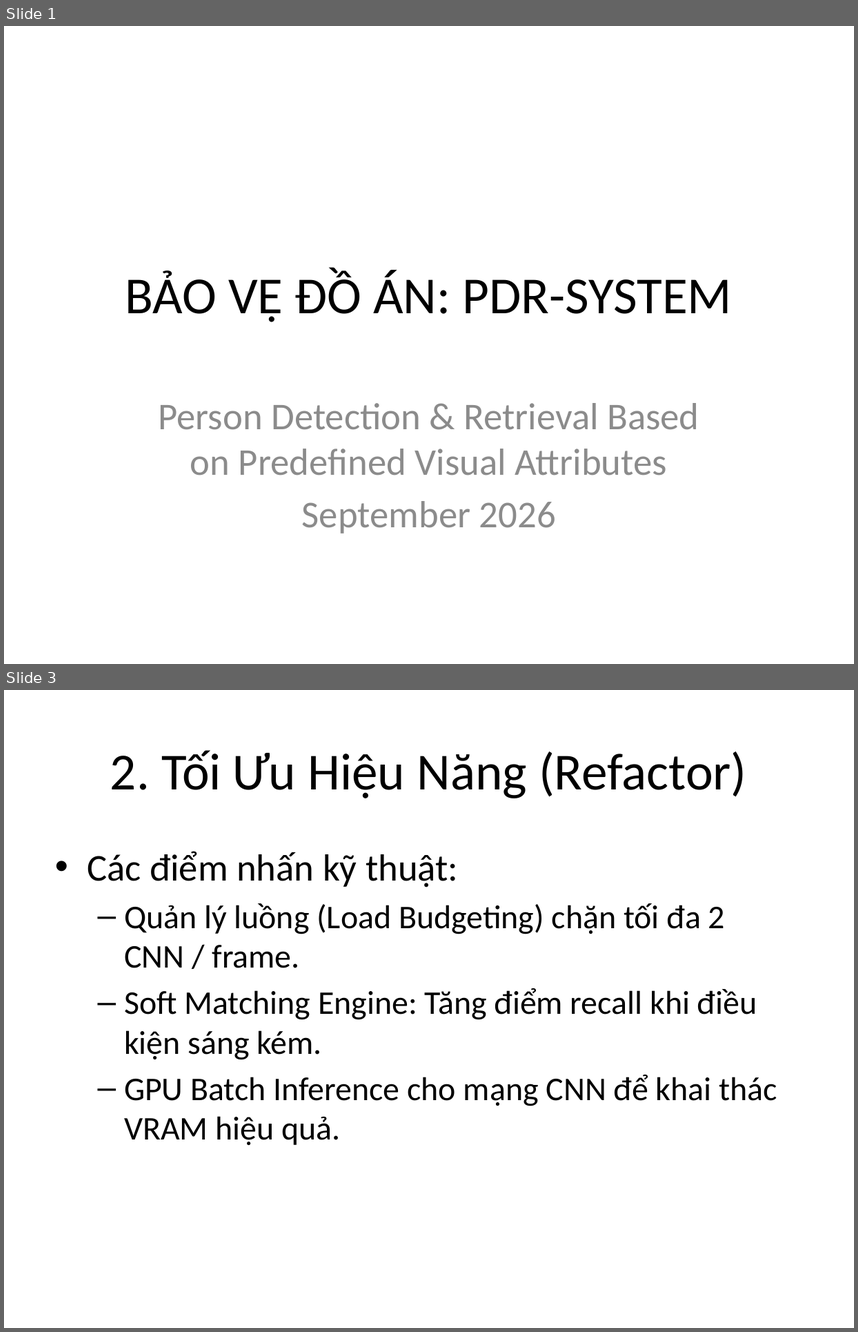
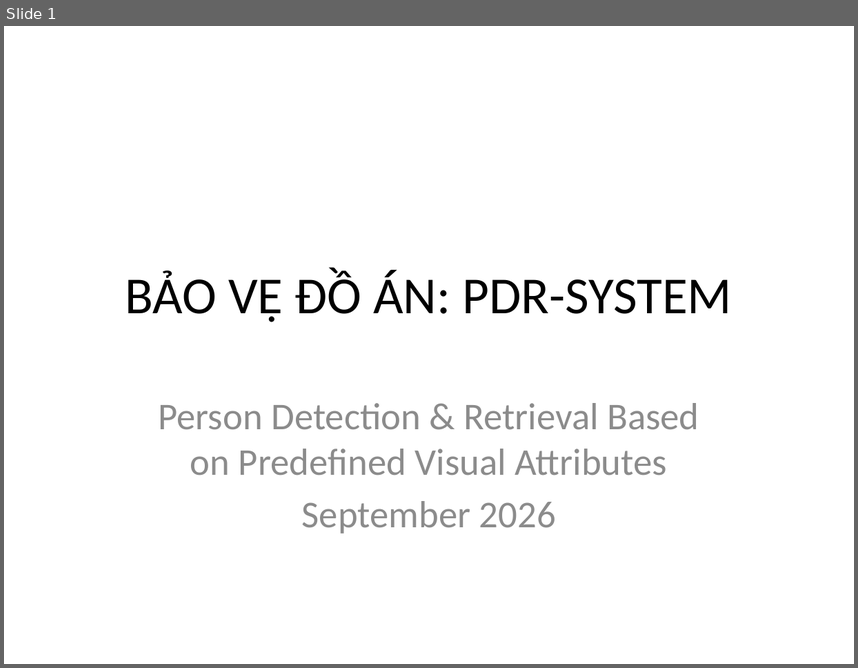
Before and after one commit to nguyentainang246s-aduvip/Person-Detection-and-Retrieval-Based-on-Predefined-Visual-Attributes---PDR-System, a slide deck: docs/PDR_Defense_Deck.pptx. Shown one above the other, each under a label of ours: slides 1 and 3 before the commit, slide 1 after it; the slides between them are not shown. The pictures are 858x1332 and 858x668 pixels, drawn with LibreOffice and Linux fonts; fonts in the diff are those of the drawing. Boxes give left, top, right and bottom in pixels: in the first picture for what was removed or moved away, otherwise in the second. Text is boxed around its words. In the diff, an @@ line names an element or a change of style, - is before the commit and + after.

```diff
--- a/docs/PDR_Defense_Deck.pptx
+++ b/docs/PDR_Defense_Deck.pptx
@@ slide 3 removed at (x1=4, y1=690, x2=854, y2=1328), background #FFFFFF @@
@@ title removed at (x1=110, y1=750, x2=747, y2=798) @@
-2. Tối Ưu Hiệu Năng (Refactor)
@@ text removed at (x1=87, y1=851, x2=777, y2=1145) @@
-• Các điểm nhấn kỹ thuật:
-  – Quản lý luồng (Load Budgeting) chặn tối đa 2 CNN / frame.
-  – Soft Matching Engine: Tăng điểm recall khi điều kiện sáng kém.
-  – GPU Batch Inference cho mạng CNN để khai thác VRAM hiệu quả.
```
Also in this commit, not shown: 1 slide changed, 2 slides added, 10 other files.
